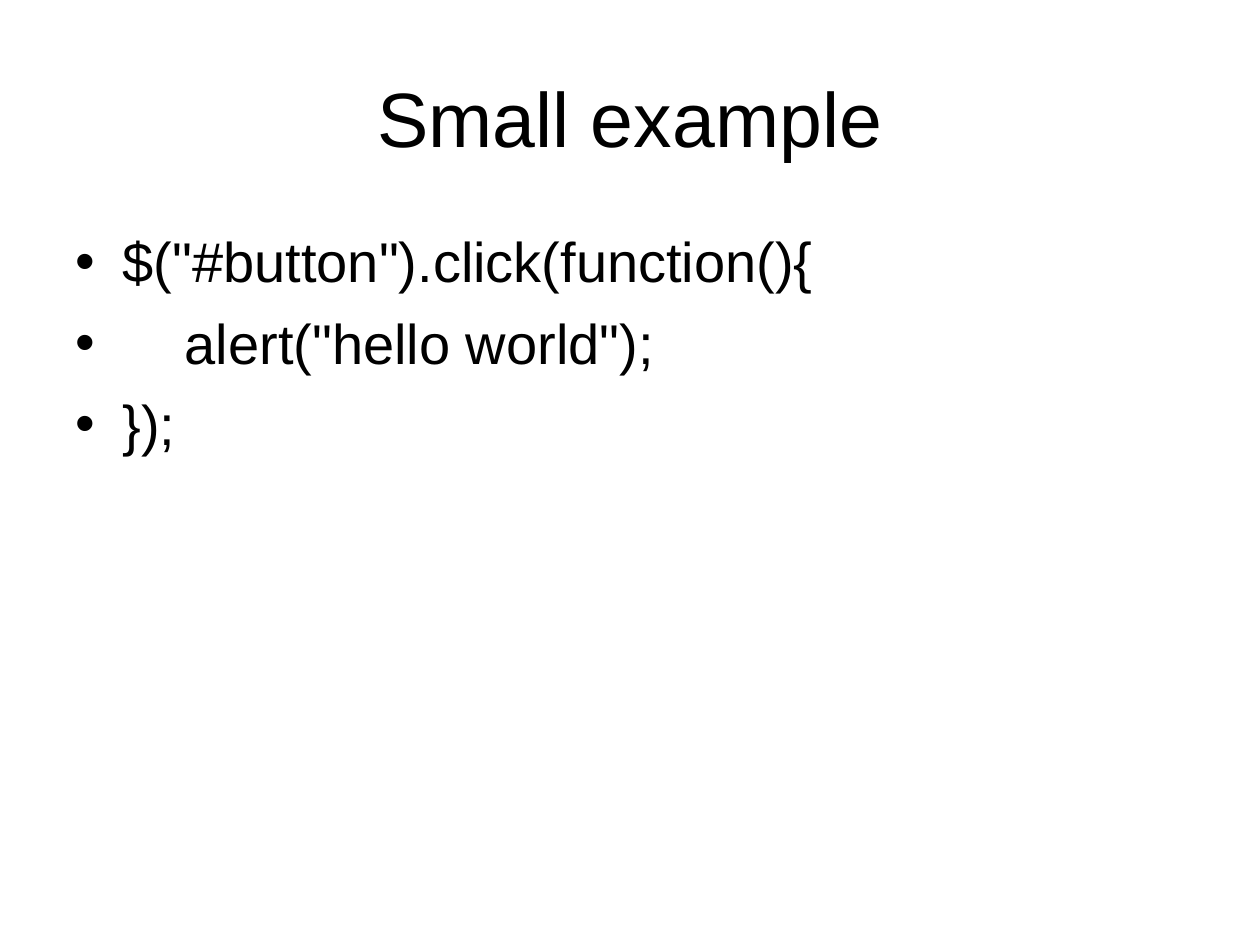
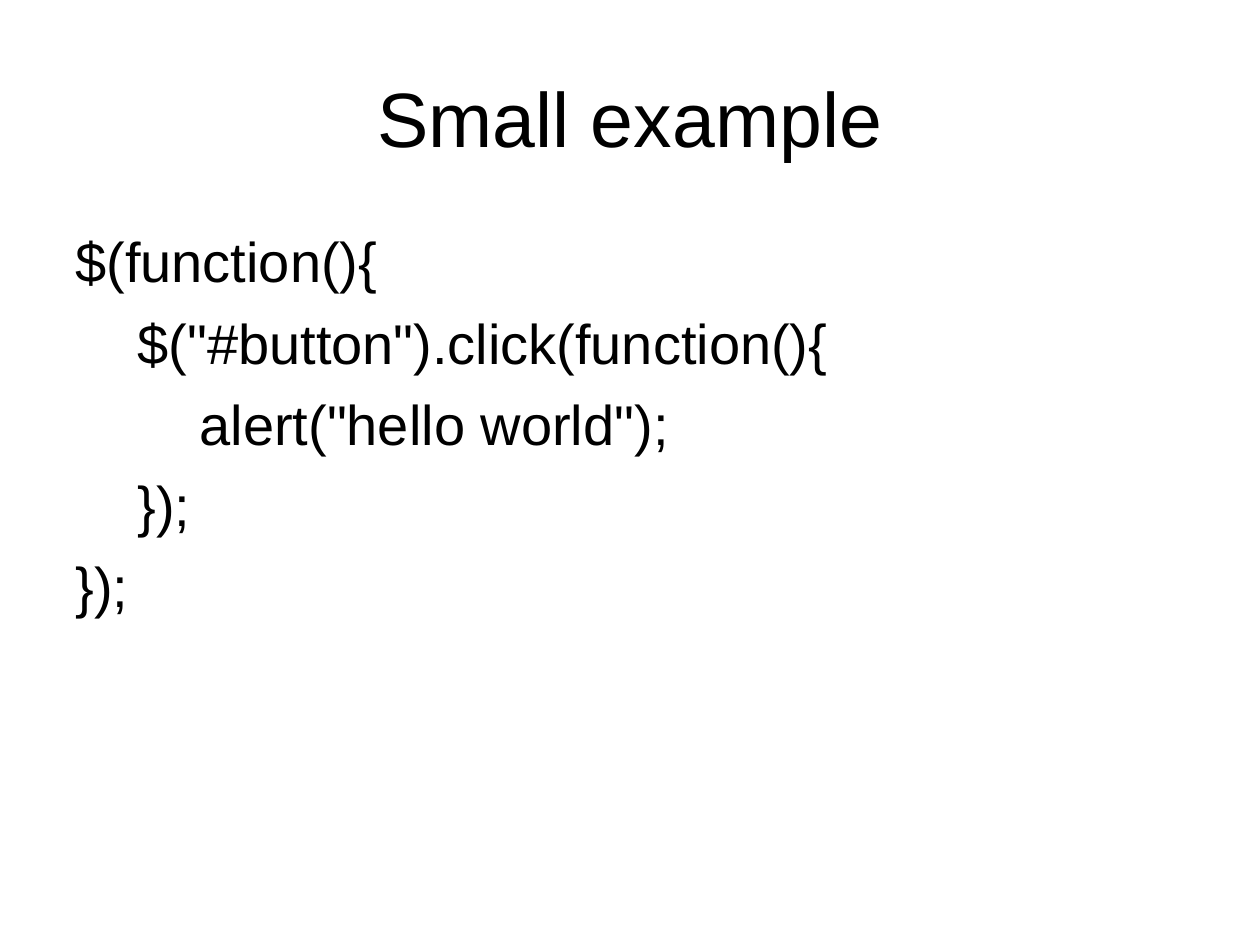
Before and after one commit to bastengao/jquery-tutorial, a slide deck: slide 4 of doc/jQuery-tutorial.ppt. Drawn at 1260x945 pixels with LibreOffice and Linux fonts; fonts in the diff are those of the drawing. Boxes give left, top, right and bottom in pixels: in the first picture for what was removed or moved away, otherwise in the second. Text is boxed around its words. In the diff, an @@ line names an element or a change of style, - is before the commit and + after.

```diff
--- a/doc/jQuery-tutorial.ppt
+++ b/doc/jQuery-tutorial.ppt
@@ text at [75, 240, 827, 456]: paragraph added @@
+});
@@ text at [75, 240, 377, 293]: paragraph added @@
+$(function(){
@@ text at [137, 322, 827, 456]: bullet • to none @@
```
Also in this commit, not shown: 3 other files.
